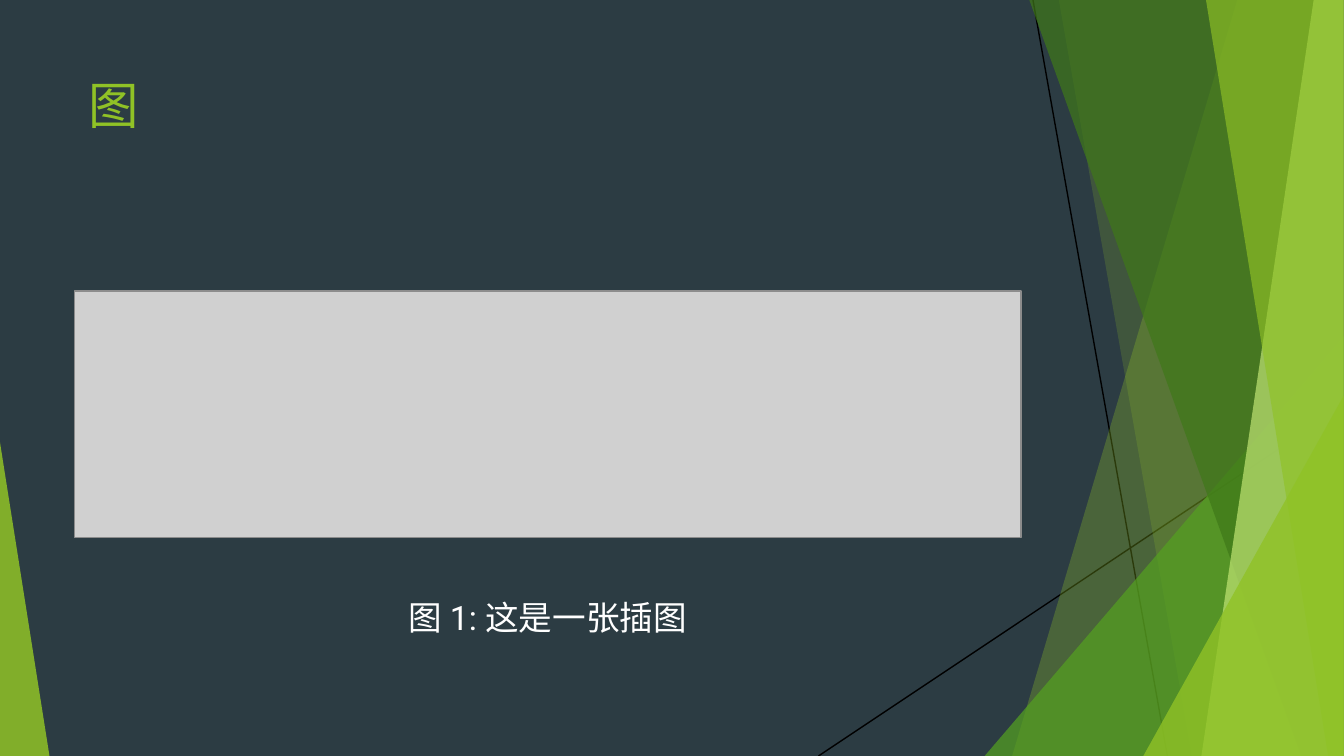
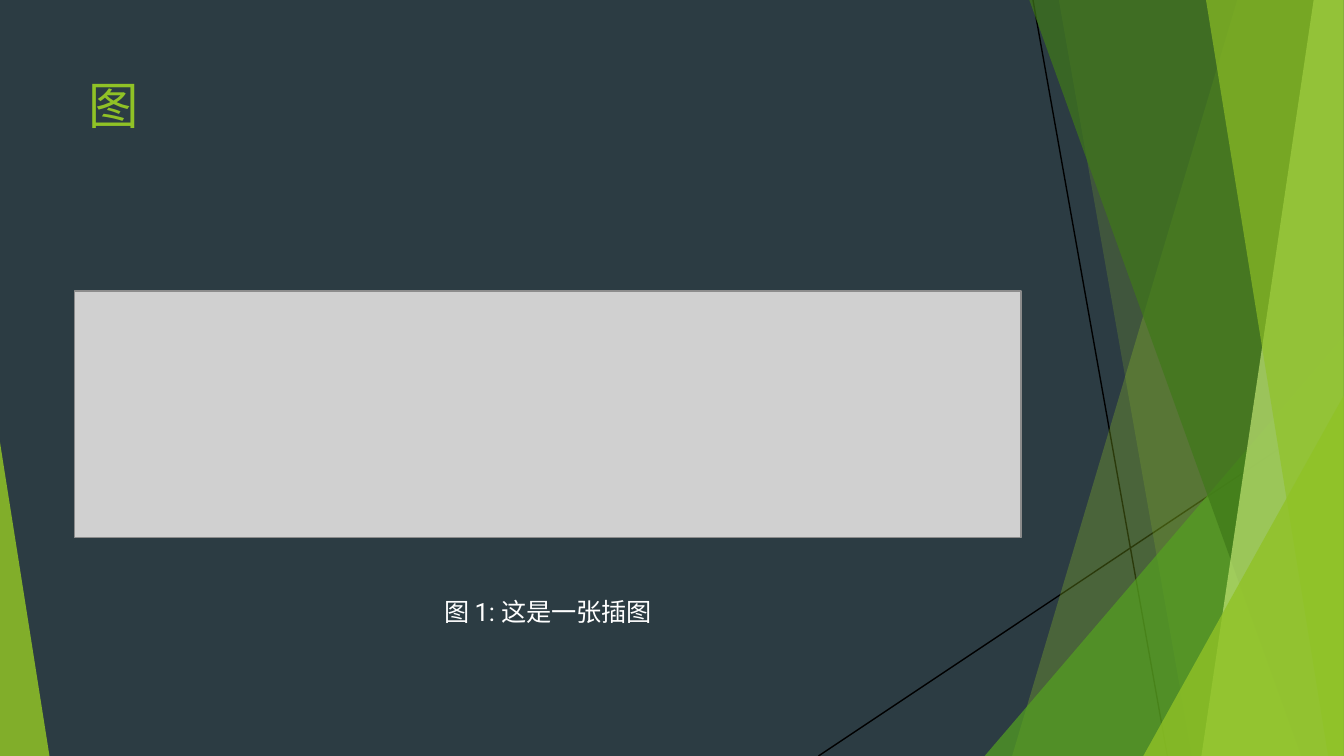
Before and after one commit to sun123zxy/sunquartex, a slide deck: slide 11 of examples/cnpre.pptx. Drawn at 1344x756 pixels with LibreOffice and Linux fonts; fonts in the diff are those of the drawing; grey boxes stand for pictures. Boxes give left, top, right and bottom in pixels: in the first picture for what was removed or moved away, otherwise in the second. Text is boxed around its words. In the diff, an @@ line names an element or a change of style, - is before the commit and + after.

```diff
--- a/examples/cnpre.pptx
+++ b/examples/cnpre.pptx
@@ text "图 1: 这是一张插图" at <box>444,600,651,623</box>: size 18 to 13.5 pt; more space between paragraphs @@
```
Also in this commit, not shown: 44 other files.
